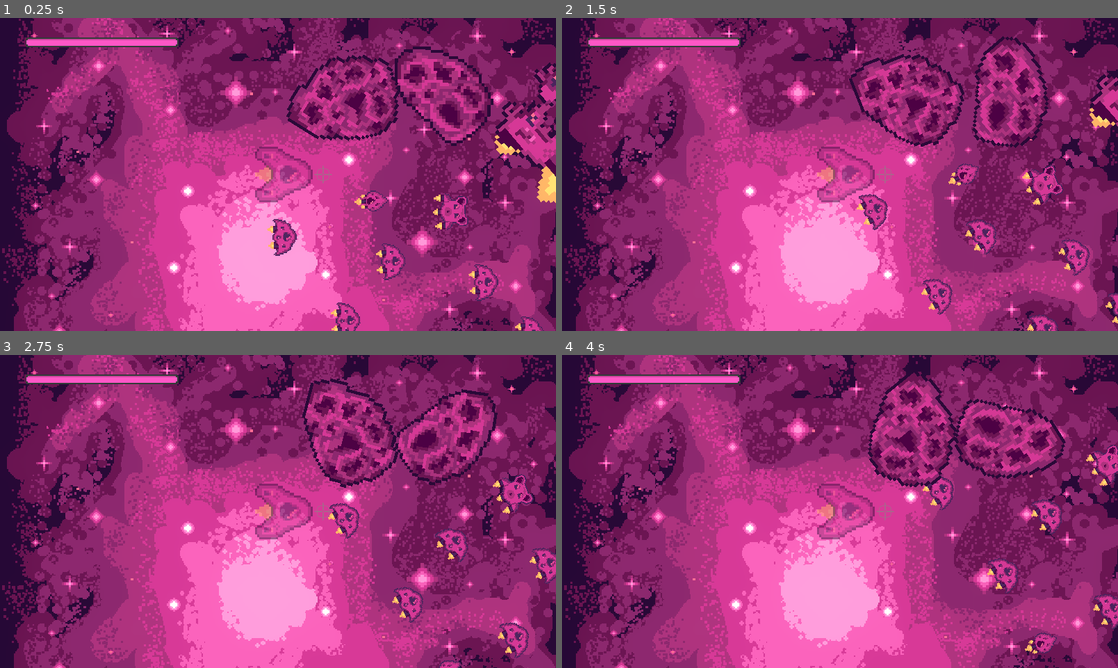
Above: before the commit, frames 1-4 (two rows, left to right).
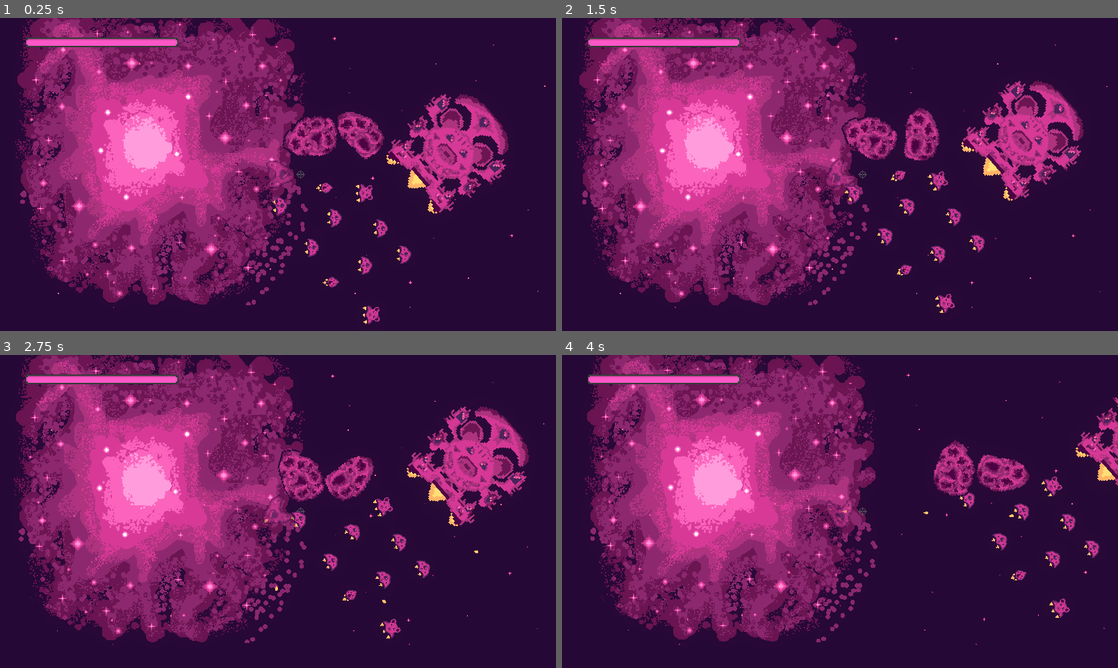
Above: after the commit, the same moments.

Repository: bear-minimum-studio/space-bear
Game: Godot game, scene res://Game.tscn
Same seed, same stepped clock (60 frames per second), same inputs: the game is played once before the commit and once after it.
Inputs:
- Up to frame 1 (0.25 s): no input
- Up to frame 2 (1.5 s): hold Right (turn_right) 0.53-1.28 s; hold G (grappling_hook) 0.53-1.28 s; hold Left (turn_left) from 1.28 s (still down); tap Down (decelerate) at 1.35 s
- Up to frame 3 (2.75 s): tap G (grappling_hook) at 1.55, 2.3 s; release Left (turn_left) at 2.03 s; hold Right (turn_right) from 2.03 s (still down); hold Space (fire) from 2.03 s (still down)
- Up to frame 4 (4 s): release Right (turn_right) at 2.78 s; release Space (fire) at 2.78 s; hold Up (accelerate) 2.78-3.53 s; tap G (grappling_hook) at 2.85, 3.8 s; hold Left (turn_left) from 3.53 s (still down); hold F (turret_fire) from 3.53 s (still down)

The runs differ from the first frame. In frame 1, 83% of the frame differs, in the area x 0-100%, y 0-100%; in frame 2, 83%; in frame 3, 83%; in frame 4, 84%.
Error before the commit: Parse Error: Identifier "velocity" not declared in the current scope. (res://player/Player.gd:54)

Commit message:
ca marche vraiment pas mal, y'a juste le truc qui s'etend trop

Diff:
--- a/World.gd
+++ b/World.gd
@@ -42,7 +42,7 @@
 		new_bullet_velocity = MINIMAL_BULLET_SPEED * new_bullet_velocity.normalized()
 	return new_bullet_velocity
 
-func _on_player_shoot_grappling_hook(global_player_position, global_player_rotation, player_velocity):
+func _on_player_shoot_grappling_hook(global_player_position, global_player_rotation):
 	var player_direction = Vector2.from_angle(global_player_rotation);
 	var new_hook = grappling_hook_scene.instantiate()
 
@@ -55,7 +55,7 @@
 		current_hook.queue_free()
 
 	current_hook = new_hook
-	new_hook.launch(player, global_player_rotation, player_velocity)
+	new_hook.launch(player, global_player_rotation)
 
 func _physics_process(_delta):
 	get_tree().call_group("flock", "set_movement_target", mother_ship.global_transform.origin)
--- a/World.tscn
+++ b/World.tscn
@@ -618,6 +618,7 @@
 position = Vector2(159, 130)
 
 [node name="Camera2D" type="Camera2D" parent="Player"]
+zoom = Vector2(0.5, 0.5)
 
 [node name="WorldEnvironment" type="WorldEnvironment" parent="."]
 environment = SubResource("Environment_uyldo")
--- a/grappling-hook/HookFragment.tscn
+++ b/grappling-hook/HookFragment.tscn
@@ -9,7 +9,7 @@
 [node name="HookFragment" type="RigidBody2D" groups=["hook_fragment"]]
 collision_layer = 2048
 collision_mask = 2058
-mass = 0.08
+mass = 4.76
 max_contacts_reported = 10
 contact_monitor = true
 script = ExtResource("1_b313g")
@@ -25,3 +25,4 @@
 position = Vector2(11, 0)
 node_a = NodePath("..")
 disable_collision = false
+softness = 1.09
--- a/grappling-hook/NewGrapplingHook.gd
+++ b/grappling-hook/NewGrapplingHook.gd
@@ -1,6 +1,6 @@
 extends Area2D
 
-const DISTANCE_BETWEEN_FRAGMENTS = 20
+const DISTANCE_BETWEEN_FRAGMENTS = 15
 
 @export_range(0,400) var max_length: int = 300
 @export var grapple_speed: float = 10.0
@@ -85,7 +85,7 @@
 func _get_number_of_fragments() -> int:
 	return floor(_get_distance() / float(DISTANCE_BETWEEN_FRAGMENTS))
 
-func launch(thrower: Node2D, rotation: float, offset_velocity: Vector2):
+func launch(thrower: Node2D, rotation: float):
 	player = thrower
 	player_pin_joint.node_a = thrower.get_path()
 	velocity =  Vector2.from_angle(rotation) * grapple_speed
--- a/grappling-hook/NewGrapplingHook.tscn
+++ b/grappling-hook/NewGrapplingHook.tscn
@@ -14,6 +14,5 @@
 shape = SubResource("RectangleShape2D_lworx")
 
 [node name="PlayerPinJoint" type="PinJoint2D" parent="."]
-softness = 16.0
 
 [connection signal="body_entered" from="." to="." method="_on_body_entered"]
--- a/player/Player.gd
+++ b/player/Player.gd
@@ -51,7 +51,7 @@
 	if _reloading_hook:
 		return
 
-	emit_signal("shoot_grappling_hook", turret_nozzle.global_position, turret_control.global_rotation, velocity)
+	emit_signal("shoot_grappling_hook", turret_nozzle.global_position, turret_control.global_rotation)
 
 	_reloading_hook = true
 	await get_tree().create_timer(HOOK_COOLDOWN).timeout
